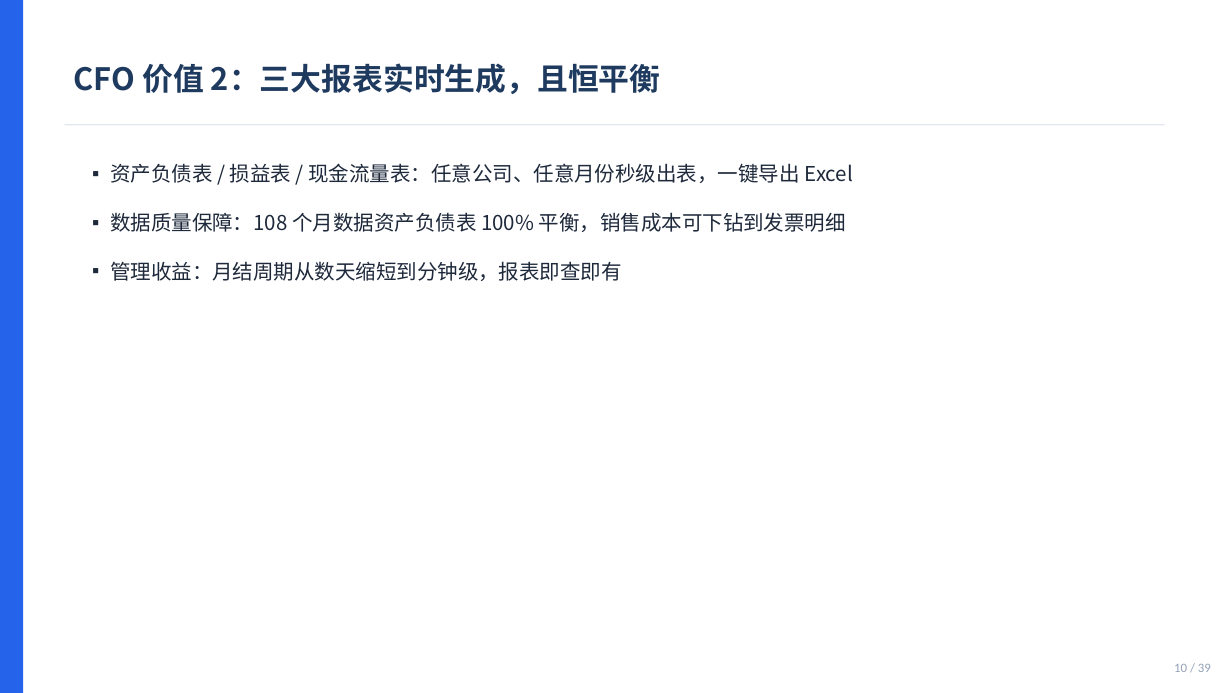
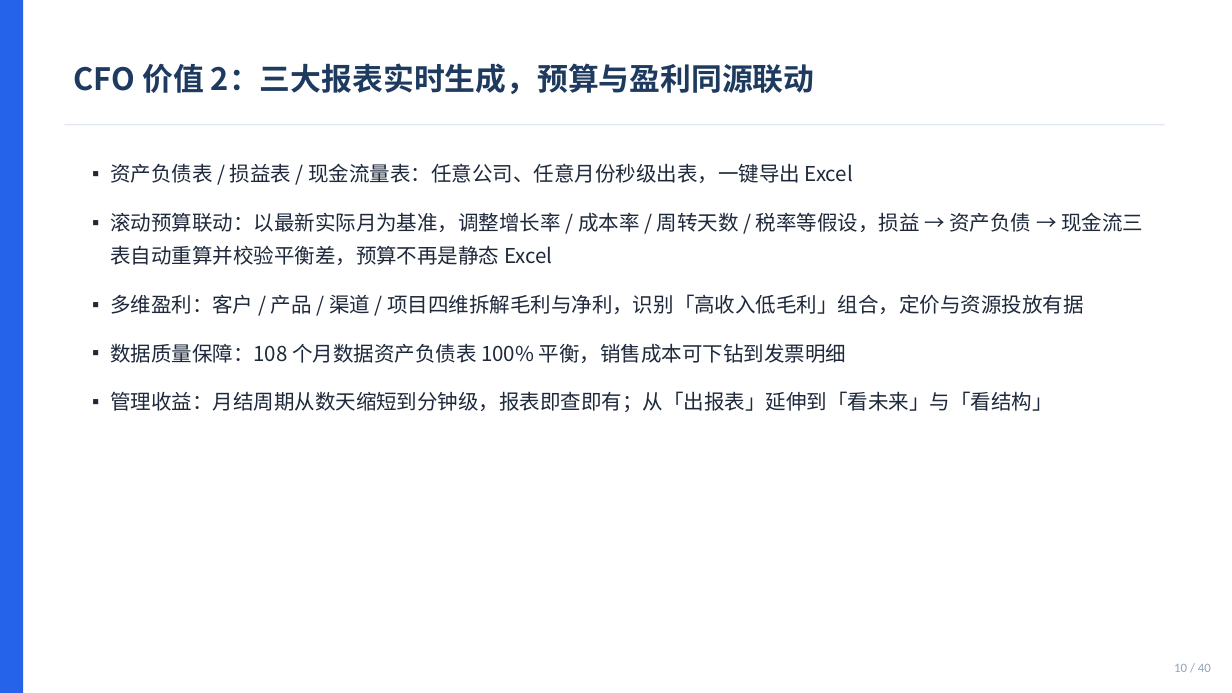
Before and after one commit to rocky1953/ERMM-finance-system, a slide deck: slide 10 of docs/ERMM_高管價值簡報_CEO_CFO_COO_CTO.pptx. Drawn at 1232x693 pixels with LibreOffice and Linux fonts; fonts in the diff are those of the drawing. Boxes give left, top, right and bottom in pixels: in the first picture for what was removed or moved away, otherwise in the second. Text is boxed around its words. In the diff, an @@ line names an element or a change of style, - is before the commit and + after.

```diff
--- a/docs/ERMM_高管價值簡報_CEO_CFO_COO_CTO.pptx
+++ b/docs/ERMM_高管價值簡報_CEO_CFO_COO_CTO.pptx
@@ text at (74, 63, 815, 94): text changed @@
-CFO 价值 2：三大报表实时生成，且恒平衡
+CFO 价值 2：三大报表实时生成，预算与盈利同源联动
@@ text at (110, 212, 1143, 314): paragraphs added @@
+▪ 滚动预算联动：以最新实际月为基准，调整增长率 / 成本率 / 周转天数 / 税率等假设，损益 → 资产负债 → 现金流三表自动重算并校验平衡差，预算不再是静态 Excel
+▪ 多维盈利：客户 / 产品 / 渠道 / 项目四维拆解毛利与净利，识别「高收入低毛利」组合，定价与资源投放有据
@@ text at (110, 391, 1052, 412): text changed @@
-▪ 管理收益：月结周期从数天缩短到分钟级，报表即查即有
+▪ 管理收益：月结周期从数天缩短到分钟级，报表即查即有；从「出报表」延伸到「看未来」与「看结构」
@@ text at (1174, 664, 1211, 672): text changed @@
-10 / 39
+10 / 40
```
Also in this commit, not shown: 33 other slides changed, 1 slide added, 28 other files.
